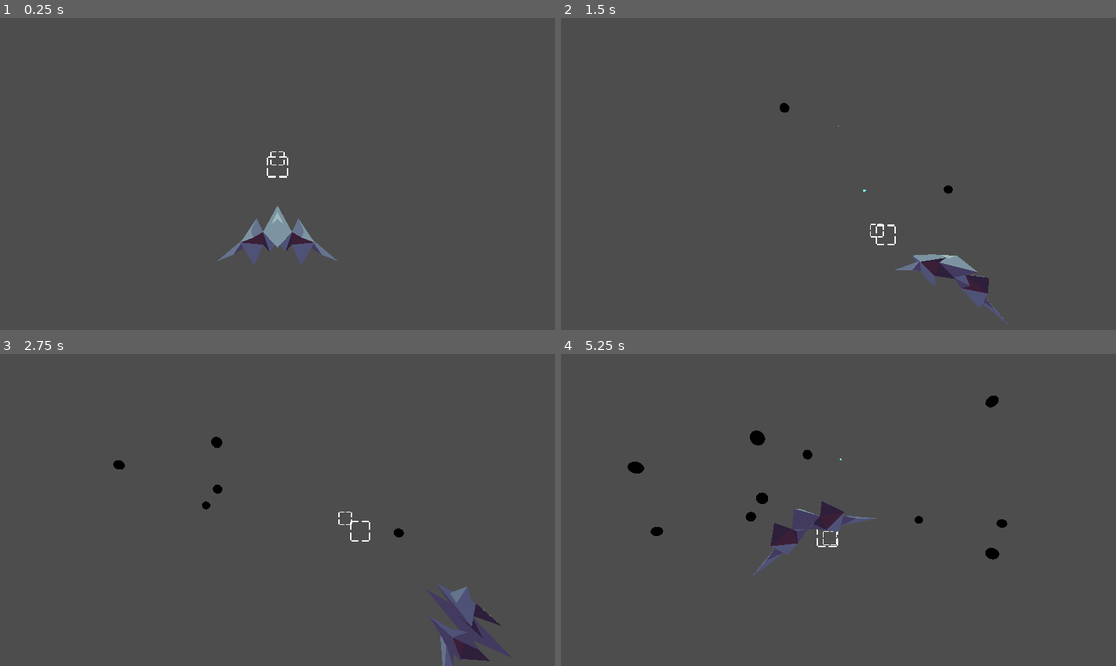
Above: before the commit, frames 1-4 (two rows, left to right).
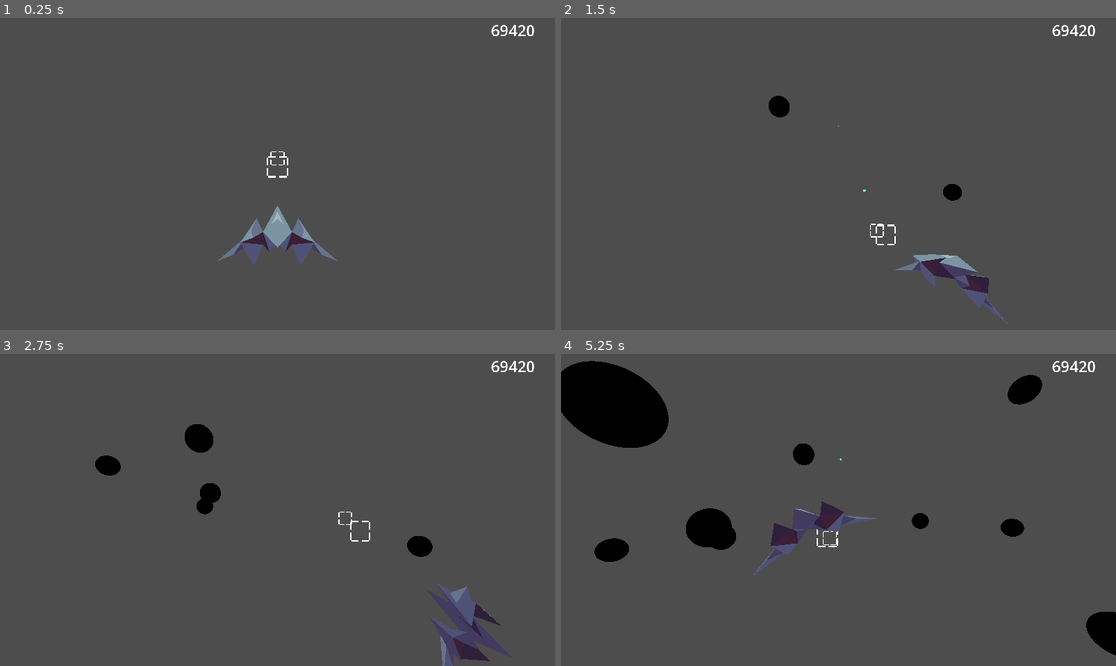
Above: after the commit, the same moments.

Repository: pjimenez1502/NovaRat
Game: Godot game, scene res://Scenes/World/UI.tscn
The game is run twice, just before and just after one commit, with the same random seed, the same clock (stepped at 60 frames per second) and the same inputs.
Inputs (mouse positions are in pixels of both pictures, inside the frame that each line leads up to):
- Up to frame 1 (0.25 s): no input
- Up to frame 2 (1.5 s): tap Enter at 0.5 s; move the mouse to (960, 158) at 0.52 s; press the mouse at (960, 158) at 0.53 s; hold E (DODGE_RIGHT) 0.53-1.28 s; move the mouse to (727, 189) at 1.27 s; release the mouse at (727, 189) at 1.28 s; hold S (DOWN) from 1.28 s (still down); click (727, 189) at 1.35 s
- Up to frame 3 (2.75 s): move the mouse to (333, 441) at 2.02 s; release S (DOWN) at 2.03 s; press the mouse at (333, 441) at 2.03 s; hold E (DODGE_RIGHT) from 2.03 s (still down)
- Up to frame 4 (5.25 s): move the mouse to (810, 572) at 2.77 s; release E (DODGE_RIGHT) at 2.78 s; release the mouse at (810, 572) at 2.78 s; hold W (UP) 2.78-3.53 s; click (810, 572) at 2.85 s; move the mouse to (1005, 556) at 3.52 s; press the mouse at (1005, 556) at 3.53 s; hold Q (DODGE_LEFT) 3.53-5.03 s; move the mouse to (672, 463) at 4.27 s; release the mouse at (672, 463) at 4.28 s; click (672, 463) at 4.35 s; move the mouse to (866, 510) at 5.02 s; press the mouse at (866, 510) at 5.03 s; hold S (DOWN) from 5.03 s (still down)

The runs differ from the first frame. In frame 1, 0.1% of the frame differs, in the area x 88-97%, y 2-6%; in frame 2, 0.4%; in frame 3, 1.3%; in frame 4, 7.5%, in the area x 0-100%, y 2-97%.

Commit message:
Score tracking global director and UI

Diff:
--- a/Scenes/Obstacles/Asteroid.tscn
+++ b/Scenes/Obstacles/Asteroid.tscn
@@ -6,13 +6,45 @@
 
 [sub_resource type="SphereShape3D" id="SphereShape3D_j806r"]
 
+[sub_resource type="StandardMaterial3D" id="StandardMaterial3D_1w5dt"]
+shading_mode = 0
+albedo_color = Color(1, 0, 0, 1)
+
+[sub_resource type="Animation" id="Animation_b0hhq"]
+resource_name = "Damage"
+length = 0.1
+tracks/0/type = "value"
+tracks/0/imported = false
+tracks/0/enabled = true
+tracks/0/path = NodePath("MeshInstance3D:surface_material_override/0")
+tracks/0/interp = 1
+tracks/0/loop_wrap = true
+tracks/0/keys = {
+"times": PackedFloat32Array(0, 0.1),
+"transitions": PackedFloat32Array(1, 1),
+"update": 1,
+"values": [SubResource("StandardMaterial3D_1w5dt"), null]
+}
+
+[sub_resource type="AnimationLibrary" id="AnimationLibrary_36ij6"]
+_data = {
+"Damage": SubResource("Animation_b0hhq")
+}
+
 [node name="Asteroid" type="StaticBody3D"]
-collision_layer = 32
-collision_mask = 0
+collision_layer = 34
+collision_mask = 2
 script = ExtResource("1_dgv8h")
 
 [node name="MeshInstance3D" type="MeshInstance3D" parent="."]
+transform = Transform3D(2, 0, 0, 0, 2, 0, 0, 0, 2, 0, 0, 0)
 mesh = SubResource("SphereMesh_xdouh")
 
 [node name="CollisionShape3D" type="CollisionShape3D" parent="."]
+transform = Transform3D(2, 0, 0, 0, 2, 0, 0, 0, 2, 0, 0, 0)
 shape = SubResource("SphereShape3D_j806r")
+
+[node name="AnimationPlayer" type="AnimationPlayer" parent="."]
+libraries = {
+"": SubResource("AnimationLibrary_36ij6")
+}
--- a/Scenes/Obstacles/Obstacle.gd
+++ b/Scenes/Obstacles/Obstacle.gd
@@ -1,27 +1,31 @@
 extends StaticBody3D
 class_name obstacle
 
-@export var speed : float = 2
+@onready var animation_player: AnimationPlayer = $AnimationPlayer
+
+@export var speed : float = 4
 @export var hp : float = 50
 @export var lifetime : float = 30
-
+@export var value : int = 10
 
 func _ready() -> void:
 	set_inactive()
 
 func _physics_process(delta: float) -> void:
 	var collision := move_and_collide(transform.basis.z * speed * delta)
-	if collision:
-		collision.get_collider().damage(damage)
-		set_inactive()
+	#if collision:
+		#collision.get_collider().damage(damage)
+		#set_inactive()
 
 func damage(damage : float) -> void:
+	animation_player.play("Damage")
 	hp -= damage
 	if hp <= 0:
 		death()
 
 func death() -> void:
 	# animation / particles
+	ScoreDirector.add_score(value)
 	set_inactive()
 
 func start() -> void:
--- a/Scenes/World/UI.tscn
+++ b/Scenes/World/UI.tscn
@@ -1,7 +1,32 @@
-[gd_scene load_steps=2 format=3 uid="uid://uce22k0lid50"]
+[gd_scene load_steps=3 format=3 uid="uid://uce22k0lid50"]
 
 [ext_resource type="PackedScene" uid="uid://do3qg8xv2qeju" path="res://Scenes/World/Main.tscn" id="1_beg2u"]
+[ext_resource type="Script" path="res://Src/UI/flight_overlay.gd" id="2_n832s"]
 
 [node name="UI" type="CanvasLayer"]
 
 [node name="Main" parent="." instance=ExtResource("1_beg2u")]
+
+[node name="Flight Overlay" type="Control" parent="."]
+layout_mode = 3
+anchors_preset = 1
+anchor_left = 1.0
+anchor_right = 1.0
+offset_left = -175.0
+offset_bottom = 52.0
+grow_horizontal = 0
+script = ExtResource("2_n832s")
+
+[node name="Score Label" type="Label" parent="Flight Overlay"]
+unique_name_in_owner = true
+texture_filter = 1
+layout_mode = 1
+anchors_preset = 15
+anchor_right = 1.0
+anchor_bottom = 1.0
+grow_horizontal = 2
+grow_vertical = 2
+theme_override_font_sizes/font_size = 32
+text = "69420"
+horizontal_alignment = 1
+vertical_alignment = 1
--- /dev/null
+++ b/Src/Global/ScoreDirector.gd
@@ -0,0 +1,16 @@
+extends Node
+
+signal SCORE_CHANGED
+
+var score : int ##scrap as money?
+
+func _ready() -> void:
+	set_score(0)
+
+func add_score(value : int) -> void:
+	score += value
+	SCORE_CHANGED.emit(score)
+
+func set_score(value : int) -> void:
+	score = value
+	SCORE_CHANGED.emit(score)
--- /dev/null
+++ b/Src/UI/flight_overlay.gd
@@ -0,0 +1,10 @@
+extends Node
+
+@onready var score_label: Label = %"Score Label"
+
+
+func _ready() -> void:
+	ScoreDirector.SCORE_CHANGED.connect(update_score)
+
+func update_score(value : int) -> void:
+	score_label.text = str(value)
--- a/Src/World/SpawnDirector.gd
+++ b/Src/World/SpawnDirector.gd
@@ -32,7 +32,6 @@
 
 
 func get_obstacle() -> obstacle:
-	print(available_obstacle_pool.size())
 	if available_obstacle_pool.size() > 0:
 		var _obstacle : obstacle = available_obstacle_pool.pop_front()
 		used_obstacle_pool.append(_obstacle)
--- a/project.godot
+++ b/project.godot
@@ -14,6 +14,10 @@
 run/main_scene="res://Scenes/World/UI.tscn"
 config/features=PackedStringArray("4.2", "GL Compatibility")
 config/icon="res://icon.svg"
+
+[autoload]
+
+ScoreDirector="*res://Src/Global/ScoreDirector.gd"
 
 [input]
 
@@ -67,7 +71,7 @@
 }
 DODGE_LEFT={
 "deadzone": 0.5,
-"events": [Object(InputEventKey,"resource_local_to_scene":false,"resource_name":"","device":-1,"window_id":0,"alt_pressed":false,"shift_pressed":false,"ctrl_pressed":false,"meta_pressed":false,"pressed":false,"keycode":0,"physical_keycode":81,"key_label":0,"unicode":81,"echo":false,"script":null)
+"events": [Object(InputEventKey,"resource_local_to_scene":false,"resource_name":"","device":-1,"window_id":0,"alt_pressed":false,"shift_pressed":false,"ctrl_pressed":false,"meta_pressed":false,"pressed":false,"keycode":81,"physical_keycode":81,"key_label":81,"unicode":81,"echo":false,"script":null)
 , Object(InputEventJoypadMotion,"resource_local_to_scene":false,"resource_name":"","device":-1,"axis":4,"axis_value":1.0,"script":null)
 ]
 }
@@ -86,6 +90,7 @@
 
 [layer_names]
 
+3d_physics/layer_2="Player"
 3d_physics/layer_6="Shootable"
 3d_physics/layer_7="Hard Terrain"
 
Not shown: 1 places in Scenes/Obstacles/Asteroid.tscn that only renumber resources
